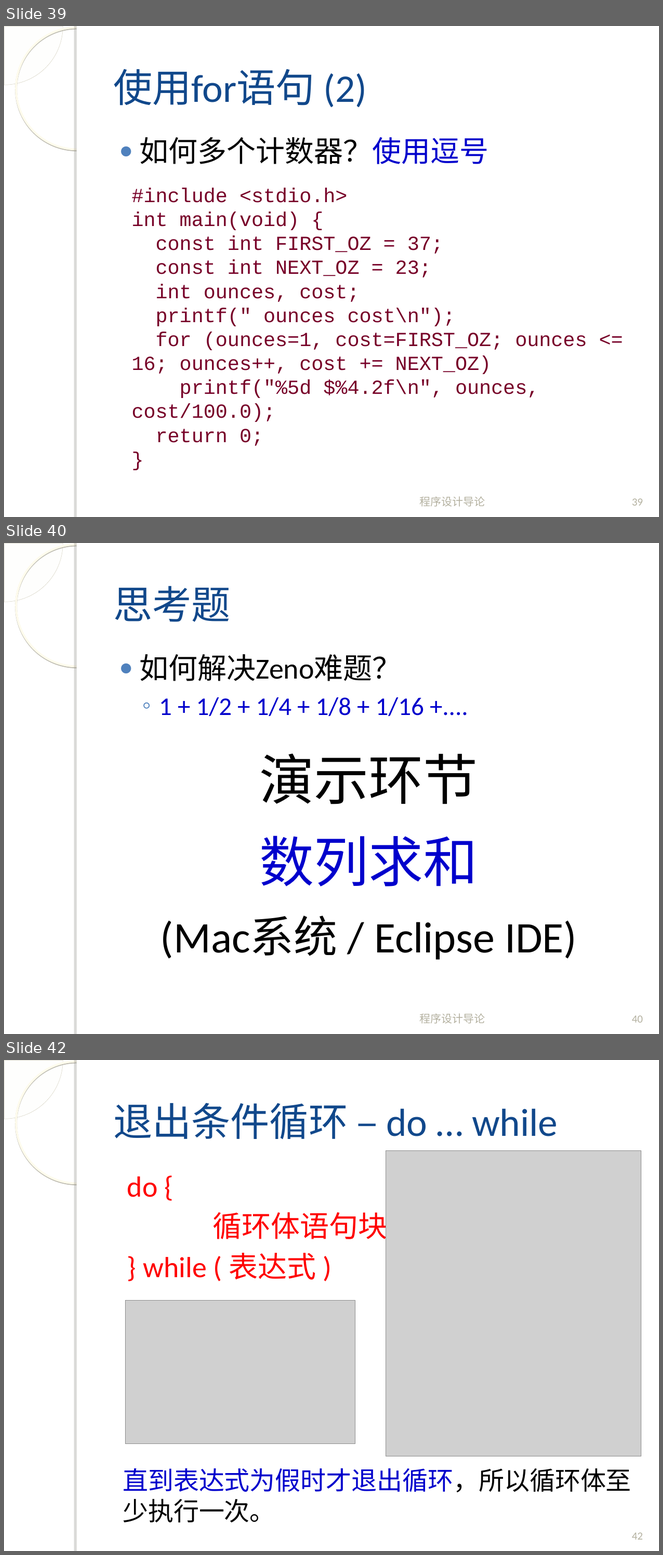
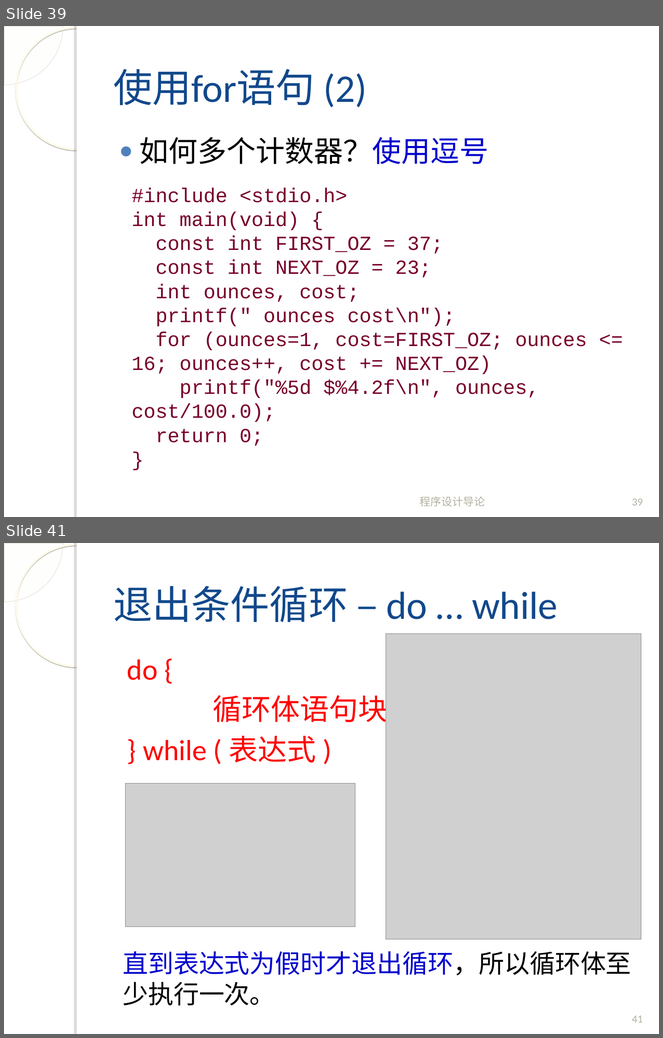
Before and after one commit to fanju1984/introduction-to-programming, a slide deck: introduction-to-programming/slides/2017/04-Control-Statement-2.ppt. Shown one above the other, each under a label of ours: slides 39, 40 and 42 before the commit, slides 39 and 41 after it; the slides between them are not shown. The pictures are 663x1555 and 663x1038 pixels, drawn with LibreOffice and Linux fonts; fonts in the diff are those of the drawing; grey boxes stand for pictures; background and template pictures are left out. Boxes give left, top, right and bottom in pixels: in the first picture for what was removed or moved away, otherwise in the second. Text is boxed around its words. In the diff, an @@ line names an element or a change of style, - is before the commit and + after.

```diff
--- a/introduction-to-programming/slides/2017/04-Control-Statement-2.ppt
+++ b/introduction-to-programming/slides/2017/04-Control-Statement-2.ppt
@@ slide 40 removed at <box>4,543,659,1034</box>, background picture (left out); not listed: 4 template elements that a slide beside it also shows @@
@@ title removed at <box>113,586,231,622</box> @@
-思考题
@@ text removed at <box>139,654,424,716</box> @@
-● 如何解决Zeno难题？
-  ◦ 1 + 1/2 + 1/4 + 1/8 + 1/16 +....
@@ text removed at <box>161,754,577,960</box> @@
-演示环节
-数列求和
-(Mac系统 / Eclipse IDE)
@@ text removed at <box>420,1014,486,1024</box> @@
-程序设计导论
@@ page number removed at <box>632,1016,643,1023</box> @@
-40
@@ what was slide 42 is now slide 41 @@
@@ page number at <box>632,1016,643,1023</box>: text changed @@
-42
+41
```
Also in this commit, not shown: 5 slides changed, 9 slides added, 3 other slides removed, 1 other file.
